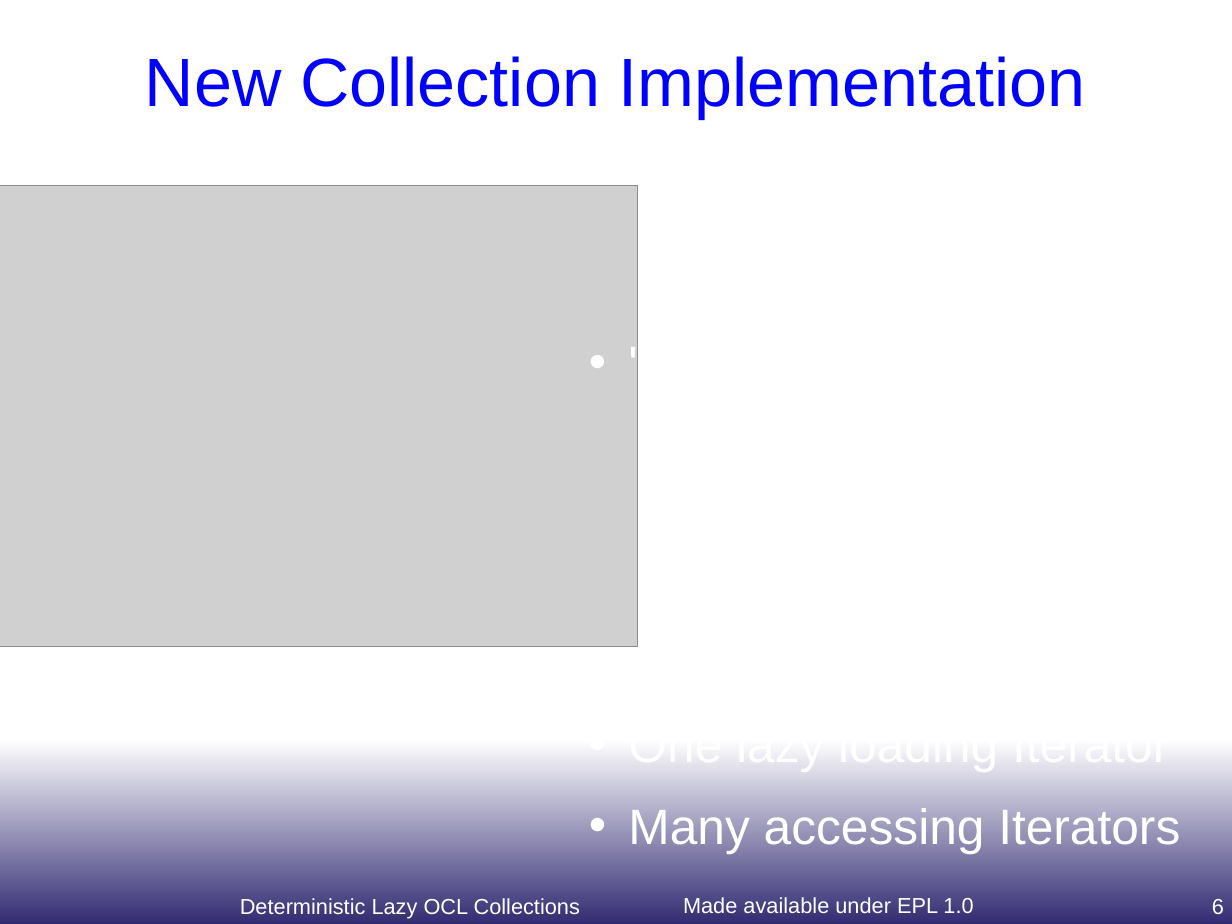
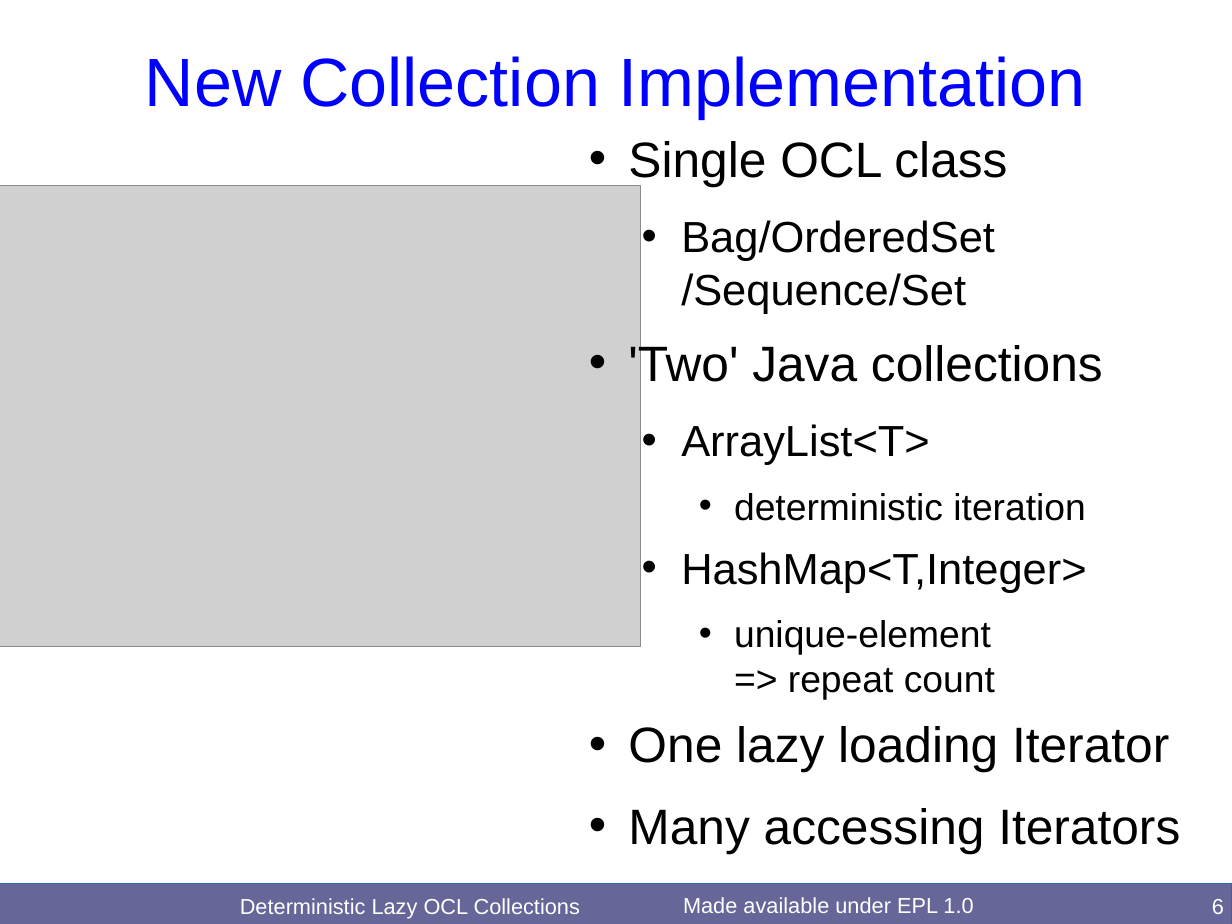
Before and after one commit to eclipse-ocl/ocl-website, a slide deck: slide 6 of ocl/docs/publications/OCL2017Evaluation/LazyDeterminism.odp. Drawn at 1232x924 pixels with LibreOffice and Linux fonts; fonts in the diff are those of the drawing; grey boxes stand for pictures. Boxes give left, top, right and bottom in pixels: in the first picture for what was removed or moved away, otherwise in the second. Text is boxed around its words. In the diff, an @@ line names an element or a change of style, - is before the commit and + after.

Commit message:
[ocl] OCL 2017 workshop on Lazy Deterministic Collections (slides))

```diff
--- a/ocl/docs/publications/OCL2017Evaluation/LazyDeterminism.odp
+++ b/ocl/docs/publications/OCL2017Evaluation/LazyDeterminism.odp
@@ background gradient #FFFFFF to #322C72 to #FFFFFF @@
@@ text at (628,141,1180,853): text colour #FFFFFF to #000000 in "Single OCL class", "'Two' Java collections", "ArrayList<T>", "deterministic iteration" and 4 more places @@
@@ picture: place and size @@
-picture at (0,186,638,647)
+picture at (0,186,642,647)
@@ text at (681,220,995,314): text changed; text colour #FFFFFF to #000000 @@
-  • Bag/OrderedSet/Sequence/Set
+  • Bag/OrderedSet
+    /Sequence/Set
@@ rectangle added at (0,884,1232,924), fill #666699, outline #3465A4 0 pt @@
```
Also in this commit, not shown: 28 other slides changed, 1 other file.
